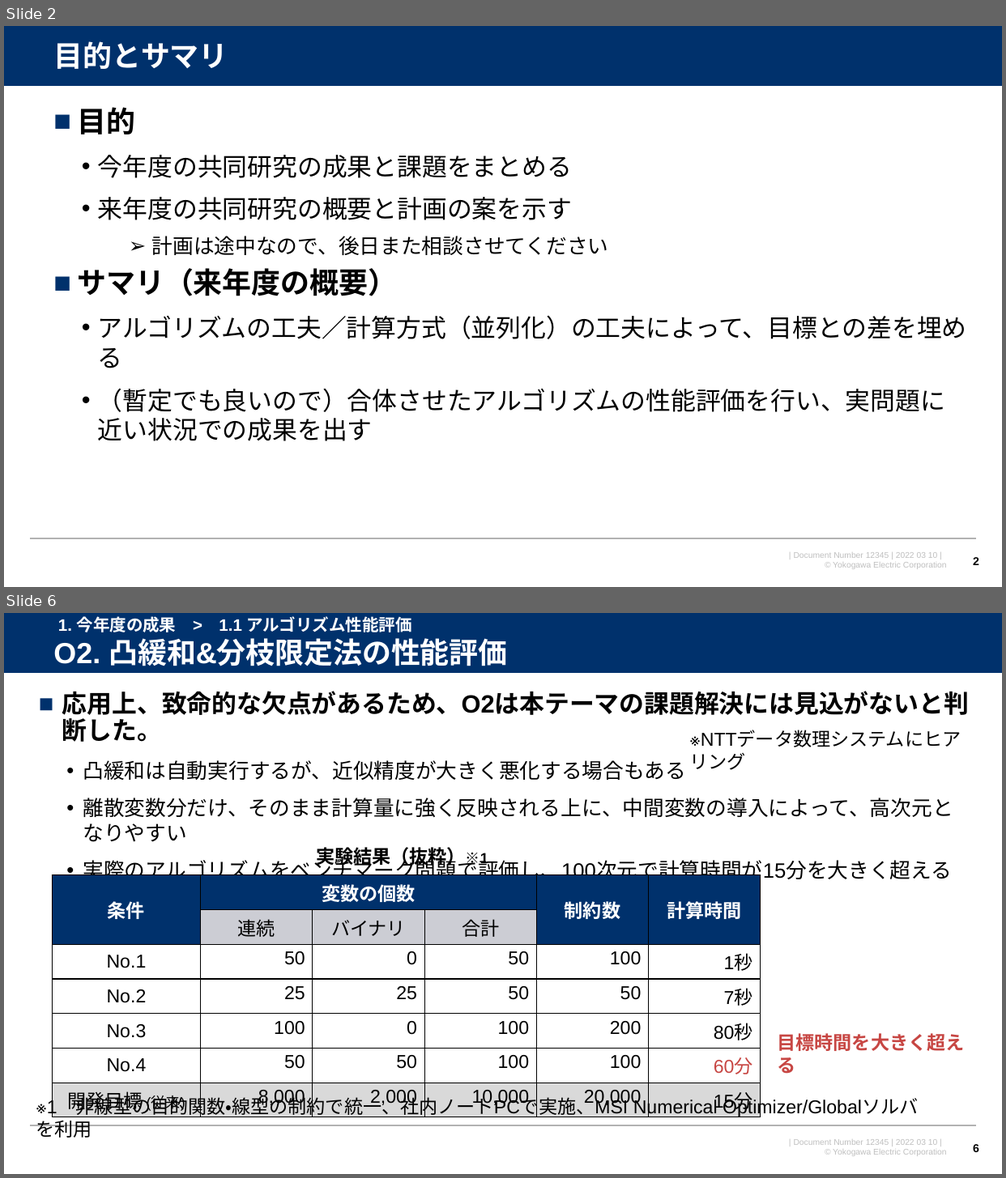
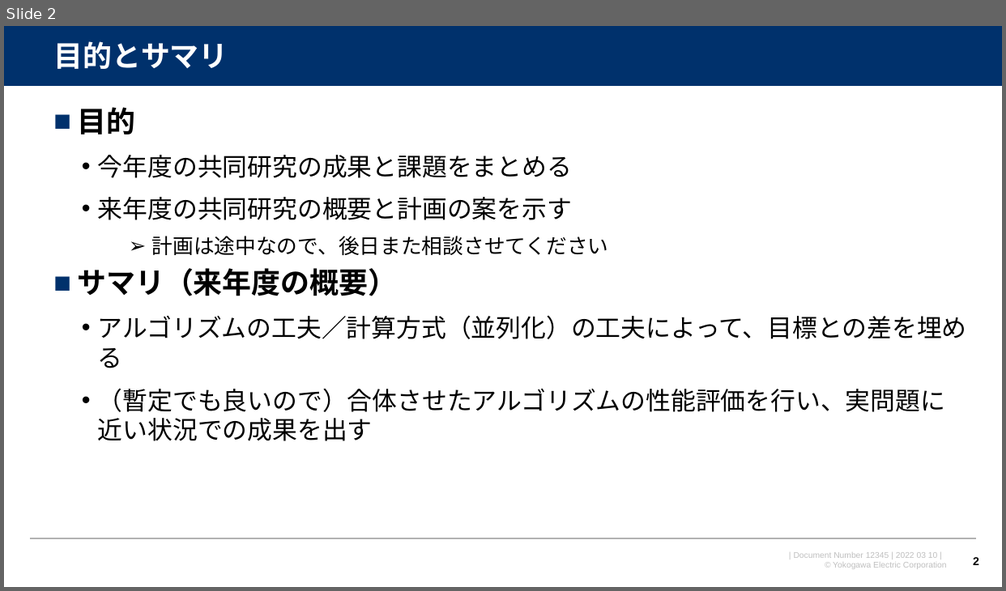
Before and after one commit to watarukumagai-git/opt, a slide deck: MMW/220310_MMW_kumagai_rev.0.pptx. Shown one above the other, each under a label of ours: slides 2 and 6 before the commit, slide 2 after it; the slides between them are not shown. The pictures are 1006x1178 and 1006x591 pixels, drawn with LibreOffice and Linux fonts; fonts in the diff are those of the drawing; background and template pictures are left out. Boxes give left, top, right and bottom in pixels: in the first picture for what was removed or moved away, otherwise in the second. Text is boxed around its words. In the diff, an @@ line names an element or a change of style, - is before the commit and + after.

```diff
--- a/MMW/220310_MMW_kumagai_rev.0.pptx
+++ b/MMW/220310_MMW_kumagai_rev.0.pptx
@@ slide 6 removed at bbox=[4, 613, 1002, 1174], background #FFFFFF; not listed: 4 template elements that a slide beside it also shows @@
@@ text removed at bbox=[58, 616, 412, 632] @@
-1. 今年度の成果 > 1.1 アルゴリズム性能評価
@@ text removed at bbox=[53, 638, 507, 666] @@
-O2. 凸緩和&分枝限定法の性能評価
@@ text removed at bbox=[62, 691, 969, 884] @@
-■ 応用上、致命的な欠点があるため、O2は本テーマの課題解決には見込がないと判断した。
-  • 凸緩和は自動実行するが、近似精度が大きく悪化する場合もある
-  • 離散変数分だけ、そのまま計算量に強く反映される上に、中間変数の導入によって、高次元となりやすい
-  • 実際のアルゴリズムをベンチマーク問題で評価し、100次元で計算時間が15分を大きく超えることを確認
@@ text removed at bbox=[682, 724, 976, 754] @@
-※NTTデータ数理システムにヒアリング
@@ text removed at bbox=[316, 847, 488, 867] @@
-実験結果（抜粋）※1
@@ table removed at bbox=[52, 875, 762, 1116], 7 rows, 6 columns @@
-条件 | 変数の個数 |  |  | 制約数 | 計算時間
- | 連続 | バイナリ | 合計 |  | 
-No.1 | 50 | 0 | 50 | 100 | 1秒
-No.2 | 25 | 25 | 50 | 50 | 7秒
-No.3 | 100 | 0 | 100 | 200 | 80秒
-No.4 | 50 | 50 | 100 | 100 | 60分
-開発目標 (従来) | 8,000 | 2,000 | 10,000 | 20,000 | 15分
@@ text removed at bbox=[778, 1033, 965, 1051] @@
-目標時間を大きく超える
@@ text removed at bbox=[47, 1095, 918, 1118] @@
-※1 非線型の目的関数・線型の制約で統一、社内ノートPCで実施、MSI Numerical Optimizer/Globalソルバを利用
@@ page number removed at bbox=[973, 1144, 979, 1152] @@
-6
```
Also in this commit, not shown: 6 slides changed, 10 slides added, 11 other slides removed.
